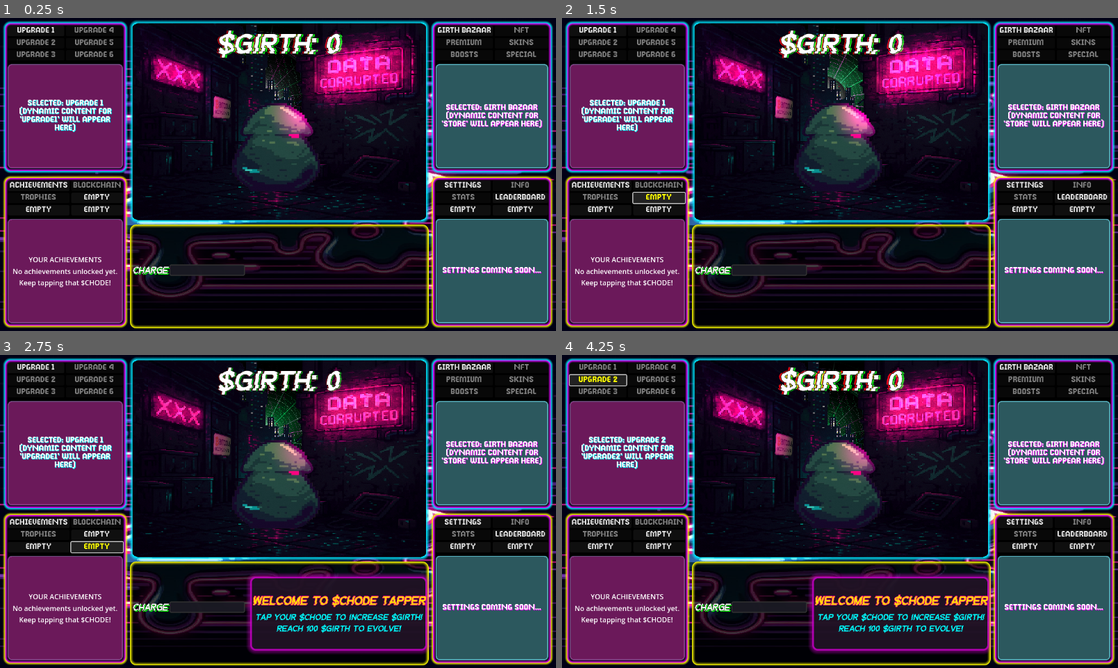
Above: before the commit, frames 1-4 (two rows, left to right).
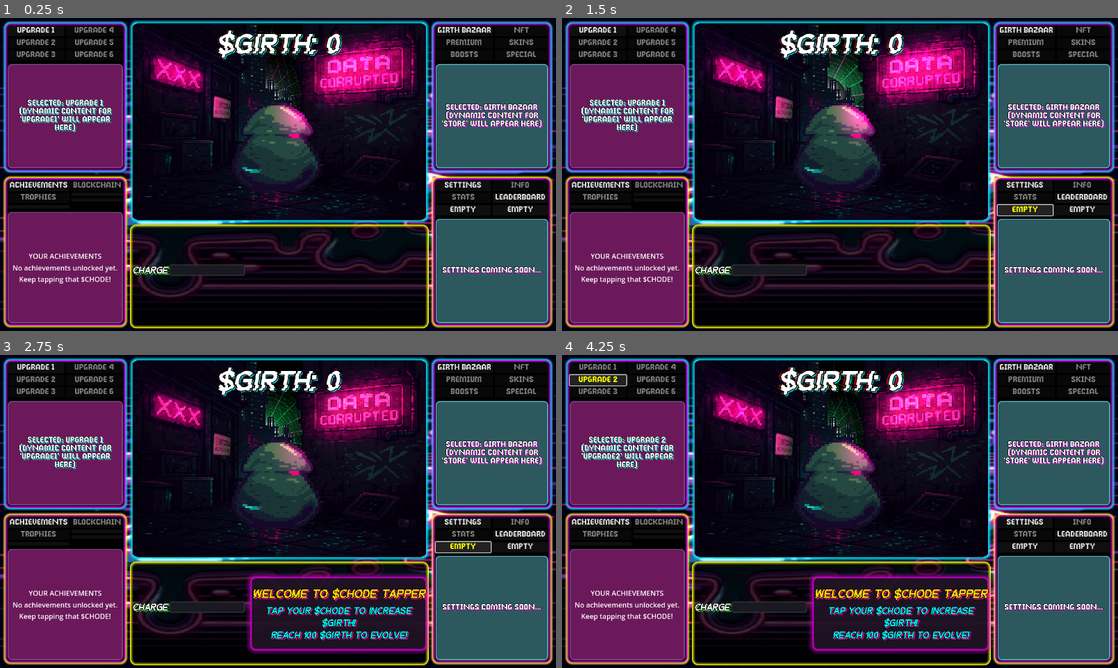
Above: after the commit, the same moments.

Repository: Gcavazo1/--CHODE-Tapper-Game
Game: Godot game, scene res://scenes/Main.tscn
Two runs of this game, one before a commit and one after it. Both use one fixed random seed, a clock stepped at 60 frames per second and the inputs below. Sound files missing from this copy of the repository are replaced by a short silence.
Inputs:
- Up to frame 1 (0.25 s): no input
- Up to frame 2 (1.5 s): click "EMPTY" at 0.5 s; click "EMPTY" at 1.25 s
- Up to frame 3 (2.75 s): click "EMPTY" at 2 s
- Up to frame 4 (4.25 s): click "UPGRADE 1" at 2.75 s; click "UPGRADE 2" at 3.5 s

The runs differ from the first frame. In frame 1, 3.9% of the frame differs, in the area x 0-100%, y 3-89%; in frame 2, 4.3%; in frame 3, 7.2%, in the area x 0-100%, y 3-92%; in frame 4, 7.0%.

Commit message:
roach sprite added and new achievements

Diff:
--- a/scenes/Main.tscn
+++ b/scenes/Main.tscn
@@ -1,8 +1,8 @@
 [gd_scene load_steps=7 format=3 uid="uid://c6vuxwng8t8qk"]
 
 [ext_resource type="Script" uid="uid://nnyp7bc32nci" path="res://scripts/core/Main.gd" id="1_main_script"]
-[ext_resource type="Texture2D" uid="uid://bmwgu3d13utv5" path="res://assets/art/backgrounds/globalBG63.jpg" id="2_0bbpv"]
 [ext_resource type="PackedScene" uid="uid://edoes2qjayab" path="res://scenes/ui/components/GirthCounter.tscn" id="2_vcsgt"]
+[ext_resource type="Texture2D" uid="uid://gn2dgj4xf7yn" path="res://assets/art/backgrounds/globalPixelBG.jpg" id="3_vcsgt"]
 [ext_resource type="PackedScene" uid="uid://cpjggrg8y0u5h" path="res://scenes/TapperCenter.tscn" id="4_rarhs"]
 [ext_resource type="PackedScene" uid="uid://iygnr1yulhm" path="res://scenes/ui/MainLayout.tscn" id="5_main_layout"]
 
@@ -42,7 +42,7 @@
 offset_bottom = 720.0
 grow_horizontal = 2
 grow_vertical = 2
-texture = ExtResource("2_0bbpv")
+texture = ExtResource("3_vcsgt")
 expand_mode = 3
 metadata/_edit_use_anchors_ = true
 
--- a/scenes/ui/MainLayout.tscn
+++ b/scenes/ui/MainLayout.tscn
@@ -8,7 +8,6 @@
 [ext_resource type="StyleBox" uid="uid://cum5kh7mtvya7" path="res://assets/art/backgrounds/MainLayoutBOTTOMContentPanel.tres" id="4_flqnt"]
 [ext_resource type="PackedScene" uid="uid://cvq1vj2cmxngu" path="res://scenes/ui/components/SkillTapMeter.tscn" id="4_skill_tap_meter"]
 [ext_resource type="StyleBox" uid="uid://b42wyy5telhjm" path="res://assets/art/backgrounds/MainLayout.tres" id="5_g5lb3"]
-[ext_resource type="FontFile" uid="uid://cc4s6vllj27ks" path="res://assets/fonts/OffBitDotBold.ttf" id="12_flqnt"]
 [ext_resource type="StyleBox" uid="uid://b6bes1n1o3lts" path="res://assets/art/backgrounds/MainLayoutTOPContentPanel.tres" id="15_0qqic"]
 [ext_resource type="Script" uid="uid://c2s8h233ayyl5" path="res://scripts/ui/managers/AchievementUIManager.gd" id="placeholder_ach_ui_manager_id"]
 [ext_resource type="Script" uid="uid://ceidytjmchay1" path="res://scripts/ui/managers/ChargeMeterUIManager.gd" id="placeholder_charge_meter_ui_id"]
@@ -204,6 +203,11 @@
 layout_mode = 2
 theme_override_colors/font_color = Color(1, 1, 1, 1)
 theme_override_colors/font_shadow_color = Color(0, 1, 1, 1)
+theme_override_colors/font_outline_color = Color(0, 0, 0, 1)
+theme_override_constants/shadow_offset_x = 2
+theme_override_constants/shadow_offset_y = 2
+theme_override_constants/outline_size = 3
+theme_override_constants/shadow_outline_size = 0
 theme_override_fonts/font = ExtResource("2_vnoqt")
 text = "Upgrade content will appear here"
 horizontal_alignment = 1
@@ -252,7 +256,6 @@
 theme_override_colors/font_hover_color = Color(1, 1, 0, 1)
 theme_override_colors/font_focus_color = Color(1, 1, 0, 1)
 theme_override_fonts/font = ExtResource("2_vnoqt")
-text = "EMPTY"
 
 [node name="RightColumn" type="VBoxContainer" parent="Margin/MainHBox/LeftPanel/BottomLeftContainer/BottomStylePanel/BottomContent/TabsHBox"]
 layout_mode = 2
@@ -272,7 +275,6 @@
 theme_override_colors/font_hover_color = Color(1, 1, 0, 1)
 theme_override_colors/font_focus_color = Color(1, 1, 0, 1)
 theme_override_fonts/font = ExtResource("2_vnoqt")
-text = "EMPTY"
 
 [node name="EmptyButton3" type="Button" parent="Margin/MainHBox/LeftPanel/BottomLeftContainer/BottomStylePanel/BottomContent/TabsHBox/RightColumn"]
 layout_mode = 2
@@ -280,7 +282,6 @@
 theme_override_colors/font_hover_color = Color(1, 1, 0, 1)
 theme_override_colors/font_focus_color = Color(1, 1, 0, 1)
 theme_override_fonts/font = ExtResource("2_vnoqt")
-text = "EMPTY"
 
 [node name="BottomContentPanel" type="PanelContainer" parent="Margin/MainHBox/LeftPanel/BottomLeftContainer/BottomStylePanel/BottomContent"]
 layout_mode = 2
@@ -322,6 +323,10 @@
 layout_mode = 2
 theme_override_colors/font_color = Color(1, 1, 1, 1)
 theme_override_colors/font_shadow_color = Color(0, 1, 1, 1)
+theme_override_constants/shadow_offset_x = 2
+theme_override_constants/shadow_offset_y = 2
+theme_override_constants/outline_size = 3
+theme_override_constants/shadow_outline_size = 0
 theme_override_fonts/font = ExtResource("2_vnoqt")
 text = "Trophy 1"
 horizontal_alignment = 1
@@ -338,6 +343,10 @@
 theme_override_colors/font_shadow_color = Color(0, 1, 1, 1)
 theme_override_constants/line_spacing = 0
 theme_override_constants/paragraph_spacing = 0
+theme_override_constants/shadow_offset_x = 2
+theme_override_constants/shadow_offset_y = 2
+theme_override_constants/outline_size = 3
+theme_override_constants/shadow_outline_size = 0
 theme_override_fonts/font = ExtResource("2_vnoqt")
 text = "Wallet Info: Coming Soon"
 horizontal_alignment = 1
@@ -347,8 +356,11 @@
 [node name="ConnectWalletButton" type="Button" parent="Margin/MainHBox/LeftPanel/BottomLeftContainer/BottomStylePanel/BottomContent/BottomContentPanel/BottomScrollContainer/BlockchainContentVBox"]
 layout_mode = 2
 theme_override_colors/font_hover_color = Color(1, 1, 0, 1)
-theme_override_colors/font_focus_color = Color(1, 1, 0, 1)
-theme_override_fonts/font = ExtResource("12_flqnt")
+theme_override_colors/font_outline_color = Color(0, 0, 0, 1)
+theme_override_colors/font_color = Color(0, 1, 1, 1)
+theme_override_colors/font_focus_color = Color(1, 1, 0, 1)
+theme_override_constants/outline_size = 3
+theme_override_fonts/font = ExtResource("2_vnoqt")
 theme_override_font_sizes/font_size = 18
 text = "Connect Wallet (Future Feature)"
 autowrap_mode = 3
@@ -517,6 +529,10 @@
 layout_mode = 2
 theme_override_colors/font_color = Color(1, 1, 1, 1)
 theme_override_colors/font_shadow_color = Color(1, 0, 1, 1)
+theme_override_constants/shadow_offset_x = 2
+theme_override_constants/shadow_offset_y = 2
+theme_override_constants/outline_size = 3
+theme_override_constants/shadow_outline_size = 0
 theme_override_fonts/font = ExtResource("2_vnoqt")
 text = "Storefront under construction"
 horizontal_alignment = 1
@@ -614,6 +630,11 @@
 layout_mode = 2
 theme_override_colors/font_color = Color(1, 1, 1, 1)
 theme_override_colors/font_shadow_color = Color(1, 0, 1, 1)
+theme_override_colors/font_outline_color = Color(0, 0, 0, 1)
+theme_override_constants/shadow_offset_x = 2
+theme_override_constants/shadow_offset_y = 2
+theme_override_constants/outline_size = 3
+theme_override_constants/shadow_outline_size = 0
 theme_override_fonts/font = ExtResource("2_vnoqt")
 text = "Settings coming soon..."
 horizontal_alignment = 1
@@ -629,6 +650,11 @@
 layout_mode = 2
 theme_override_colors/font_color = Color(1, 1, 1, 1)
 theme_override_colors/font_shadow_color = Color(1, 0, 1, 1)
+theme_override_colors/font_outline_color = Color(0, 0, 0, 1)
+theme_override_constants/shadow_offset_x = 2
+theme_override_constants/shadow_offset_y = 2
+theme_override_constants/outline_size = 3
+theme_override_constants/shadow_outline_size = 0
 theme_override_fonts/font = ExtResource("2_vnoqt")
 text = "Player statistics will be shown here"
 horizontal_alignment = 1
@@ -644,6 +670,11 @@
 layout_mode = 2
 theme_override_colors/font_color = Color(1, 1, 1, 1)
 theme_override_colors/font_shadow_color = Color(1, 0, 1, 1)
+theme_override_colors/font_outline_color = Color(0, 0, 0, 1)
+theme_override_constants/shadow_offset_x = 2
+theme_override_constants/shadow_offset_y = 2
+theme_override_constants/outline_size = 3
+theme_override_constants/shadow_outline_size = 0
 theme_override_fonts/font = ExtResource("2_vnoqt")
 text = "Game info and help will be displayed here"
 horizontal_alignment = 1
--- a/scenes/ui/components/AchievementItem.tscn
+++ b/scenes/ui/components/AchievementItem.tscn
@@ -1,7 +1,9 @@
-[gd_scene load_steps=4 format=3 uid="uid://du2g40h3dxlsm"]
+[gd_scene load_steps=6 format=3 uid="uid://du2g40h3dxlsm"]
 
 [ext_resource type="Script" uid="uid://cexjjettd1lwn" path="res://scripts/ui/components/AchievementItem.gd" id="1_script"]
-[ext_resource type="FontFile" uid="uid://b87fjwx31kgm0" path="res://assets/fonts/GlitchGoblin.ttf" id="2_font"]
+[ext_resource type="FontFile" uid="uid://dc44o3ilk6crs" path="res://assets/fonts/BrokenConsoleBold.ttf" id="2_bp0ub"]
+[ext_resource type="Texture2D" uid="uid://d2d2fqijs2wp6" path="res://assets/art/vfx/diamond.png" id="2_s7wj0"]
+[ext_resource type="Texture2D" uid="uid://c2hkxa734txio" path="res://assets/art/vfx/lock.png" id="3_yfk7a"]
 
 [sub_resource type="StyleBoxFlat" id="StyleBoxFlat_achievement_item"]
 bg_color = Color(0.0784314, 0.0784314, 0.0980392, 0.670588)
@@ -39,37 +41,46 @@
 [node name="AchievementIcon" type="TextureRect" parent="MarginContainer/VBoxContainer/HBoxContainer"]
 custom_minimum_size = Vector2(24, 24)
 layout_mode = 2
+texture = ExtResource("2_s7wj0")
 expand_mode = 1
-stretch_mode = 5
+stretch_mode = 4
 
 [node name="LockIcon" type="TextureRect" parent="MarginContainer/VBoxContainer/HBoxContainer"]
 visible = false
 custom_minimum_size = Vector2(16, 16)
 layout_mode = 2
+texture = ExtResource("3_yfk7a")
 expand_mode = 1
 stretch_mode = 5
 
 [node name="TitleLabel" type="Label" parent="MarginContainer/VBoxContainer"]
 layout_mode = 2
 theme_override_colors/font_color = Color(1, 0.9, 0.2, 1)
-theme_override_fonts/font = ExtResource("2_font")
-theme_override_font_sizes/font_size = 16
+theme_override_constants/outline_size = 2
+theme_override_fonts/font = ExtResource("2_bp0ub")
+theme_override_font_sizes/font_size = 18
 text = "Achievement Title"
 vertical_alignment = 1
 
 [node name="DescriptionLabel" type="Label" parent="MarginContainer/VBoxContainer"]
 layout_mode = 2
-theme_override_colors/font_color = Color(1, 1, 1, 1)
-theme_override_fonts/font = ExtResource("2_font")
-theme_override_font_sizes/font_size = 12
+theme_override_colors/font_color = Color(0, 1, 1, 1)
+theme_override_colors/font_outline_color = Color(0, 0, 0, 1)
+theme_override_constants/outline_size = 2
+theme_override_fonts/font = ExtResource("2_bp0ub")
+theme_override_font_sizes/font_size = 14
 text = "Achievement description goes here"
 autowrap_mode = 3
 
 [node name="DateLabel" type="Label" parent="MarginContainer/VBoxContainer"]
 layout_mode = 2
-theme_override_colors/font_color = Color(0.5, 1, 1, 1)
-theme_override_fonts/font = ExtResource("2_font")
-theme_override_font_sizes/font_size = 10
+theme_override_colors/font_color = Color(1, 1, 1, 1)
+theme_override_colors/font_shadow_color = Color(0, 1, 1, 1)
+theme_override_constants/shadow_offset_x = 1
+theme_override_constants/shadow_offset_y = 2
+theme_override_constants/outline_size = 2
+theme_override_fonts/font = ExtResource("2_bp0ub")
+theme_override_font_sizes/font_size = 12
 text = "Unlocked: 2023-11-12"
 
 [connection signal="gui_input" from="." to="." method="_on_gui_input"]
--- a/scenes/ui/components/AchievementPanel.tscn
+++ b/scenes/ui/components/AchievementPanel.tscn
@@ -32,7 +32,6 @@
 script = ExtResource("1_script")
 
 [node name="PanelContainer" type="PanelContainer" parent="."]
-visible = false
 layout_mode = 1
 anchors_preset = 8
 anchor_left = 0.5
@@ -56,8 +55,12 @@
 [node name="AchievementNameLabel" type="Label" parent="PanelContainer/VBoxContainer"]
 layout_mode = 2
 theme_override_colors/font_color = Color(1, 0.87451, 0.0196078, 1)
-theme_override_colors/font_outline_color = Color(0.968627, 0, 0.501961, 1)
+theme_override_colors/font_shadow_color = Color(1, 0, 0.576471, 1)
+theme_override_colors/font_outline_color = Color(0, 0, 0, 1)
+theme_override_constants/shadow_offset_x = 3
+theme_override_constants/shadow_offset_y = 3
 theme_override_constants/outline_size = 4
+theme_override_constants/shadow_outline_size = 0
 theme_override_font_sizes/font_size = 28
 text = "ACHIEVEMENT NAME"
 horizontal_alignment = 1
@@ -67,8 +70,13 @@
 custom_minimum_size = Vector2(380, 0)
 layout_mode = 2
 theme_override_colors/font_color = Color(0, 0.992157, 1, 1)
+theme_override_colors/font_shadow_color = Color(1, 0, 0.631373, 1)
 theme_override_constants/line_spacing = 2
-theme_override_font_sizes/font_size = 20
+theme_override_constants/shadow_offset_x = 3
+theme_override_constants/shadow_offset_y = 2
+theme_override_constants/outline_size = 4
+theme_override_constants/shadow_outline_size = 0
+theme_override_font_sizes/font_size = 22
 text = "Achievement Description Text"
 horizontal_alignment = 1
 vertical_alignment = 1
--- a/scenes/ui/components/ChargeMeter.tscn
+++ b/scenes/ui/components/ChargeMeter.tscn
@@ -60,9 +60,10 @@
 theme = SubResource("Theme_meter_label")
 theme_override_colors/font_color = Color(1, 1, 1, 1)
 theme_override_colors/font_shadow_color = Color(0, 1, 0, 1)
-theme_override_constants/shadow_offset_x = 2
-theme_override_constants/shadow_offset_y = 2
-theme_override_constants/outline_size = 2
+theme_override_constants/shadow_offset_x = 3
+theme_override_constants/shadow_offset_y = 3
+theme_override_constants/outline_size = 6
+theme_override_constants/shadow_outline_size = 0
 text = "CHARGE"
 horizontal_alignment = 1
 vertical_alignment = 1
@@ -125,7 +126,8 @@
 theme_override_colors/font_outline_color = Color(0, 0, 0, 1)
 theme_override_constants/shadow_offset_x = 3
 theme_override_constants/shadow_offset_y = 2
-theme_override_constants/outline_size = 3
+theme_override_constants/outline_size = 6
+theme_override_constants/shadow_outline_size = 0
 theme_override_fonts/font = ExtResource("2_font")
 text = "READY!"
 horizontal_alignment = 1
--- a/scenes/ui/components/GirthCounter.tscn
+++ b/scenes/ui/components/GirthCounter.tscn
@@ -7,11 +7,11 @@
 [sub_resource type="ShaderMaterial" id="ShaderMaterial_girth_glitch"]
 shader = ExtResource("3_shader")
 shader_parameter/scanline_count = 50.0
-shader_parameter/scanline_speed = 1.2
-shader_parameter/noise_strength = 0.15
-shader_parameter/distortion_strength = 0.002
+shader_parameter/scanline_speed = 1.0
+shader_parameter/noise_strength = 0.3
+shader_parameter/distortion_strength = 0.0015
 shader_parameter/time_scale = 1.0
-shader_parameter/glitch_intensity = 0.35
+shader_parameter/glitch_intensity = 0.5
 
 [sub_resource type="CanvasItemMaterial" id="CanvasItemMaterial_chromatic_aberration"]
 blend_mode = 1
@@ -63,8 +63,6 @@
 anchor_bottom = 1.0
 grow_horizontal = 2
 grow_vertical = 2
-theme_override_colors/font_color = Color(0.901961, 0, 0.6, 0.929412)
-theme_override_colors/font_shadow_color = Color(0.811765, 0, 0.878431, 0.552941)
 theme_override_fonts/font = ExtResource("2_font")
 theme_override_font_sizes/font_size = 64
 text = "$GIRTH: 0"
@@ -79,8 +77,6 @@
 anchor_bottom = 1.0
 grow_horizontal = 2
 grow_vertical = 2
-theme_override_colors/font_color = Color(0.027451, 0.988235, 0.964706, 1)
-theme_override_colors/font_shadow_color = Color(0, 0.933333, 0.937255, 0.745098)
 theme_override_fonts/font = ExtResource("2_font")
 theme_override_font_sizes/font_size = 64
 text = "$GIRTH: 0"
@@ -94,8 +90,12 @@
 anchor_bottom = 1.0
 grow_horizontal = 2
 grow_vertical = 2
+theme_override_colors/font_shadow_color = Color(0, 1, 1, 1)
 theme_override_colors/font_outline_color = Color(0, 0, 0, 1)
-theme_override_constants/outline_size = 4
+theme_override_constants/shadow_offset_x = 3
+theme_override_constants/shadow_offset_y = 3
+theme_override_constants/outline_size = 8
+theme_override_constants/shadow_outline_size = 0
 theme_override_fonts/font = ExtResource("2_font")
 theme_override_font_sizes/font_size = 64
 text = "$GIRTH: 0"
--- a/scenes/ui/components/SkillTapMeter.tscn
+++ b/scenes/ui/components/SkillTapMeter.tscn
@@ -114,8 +114,8 @@
 theme_override_colors/font_shadow_color = Color(0, 1, 0, 1)
 theme_override_colors/font_outline_color = Color(0, 0, 0, 1)
 theme_override_constants/shadow_offset_x = 3
-theme_override_constants/shadow_offset_y = 2
-theme_override_constants/outline_size = 2
+theme_override_constants/shadow_offset_y = 3
+theme_override_constants/outline_size = 6
 theme_override_constants/shadow_outline_size = 0
 theme_override_fonts/font = ExtResource("2_ccaux")
 theme_override_font_sizes/font_size = 39
Binary file changed: assets/art/backgrounds/dystopian_alley_bg.png
Binary file added: assets/art/backgrounds/globalPixelBG.jpg
Not shown, added: assets/art/backgrounds/globalPixelBG.jpg.import
Binary file added: assets/art/vfx/diamond.png
Not shown, added: assets/art/vfx/diamond.png.import
Binary file added: assets/art/vfx/lock.png
Not shown, added: assets/art/vfx/lock.png.import
Not shown: 1 places in scenes/ui/MainLayout.tscn that only renumber resources
